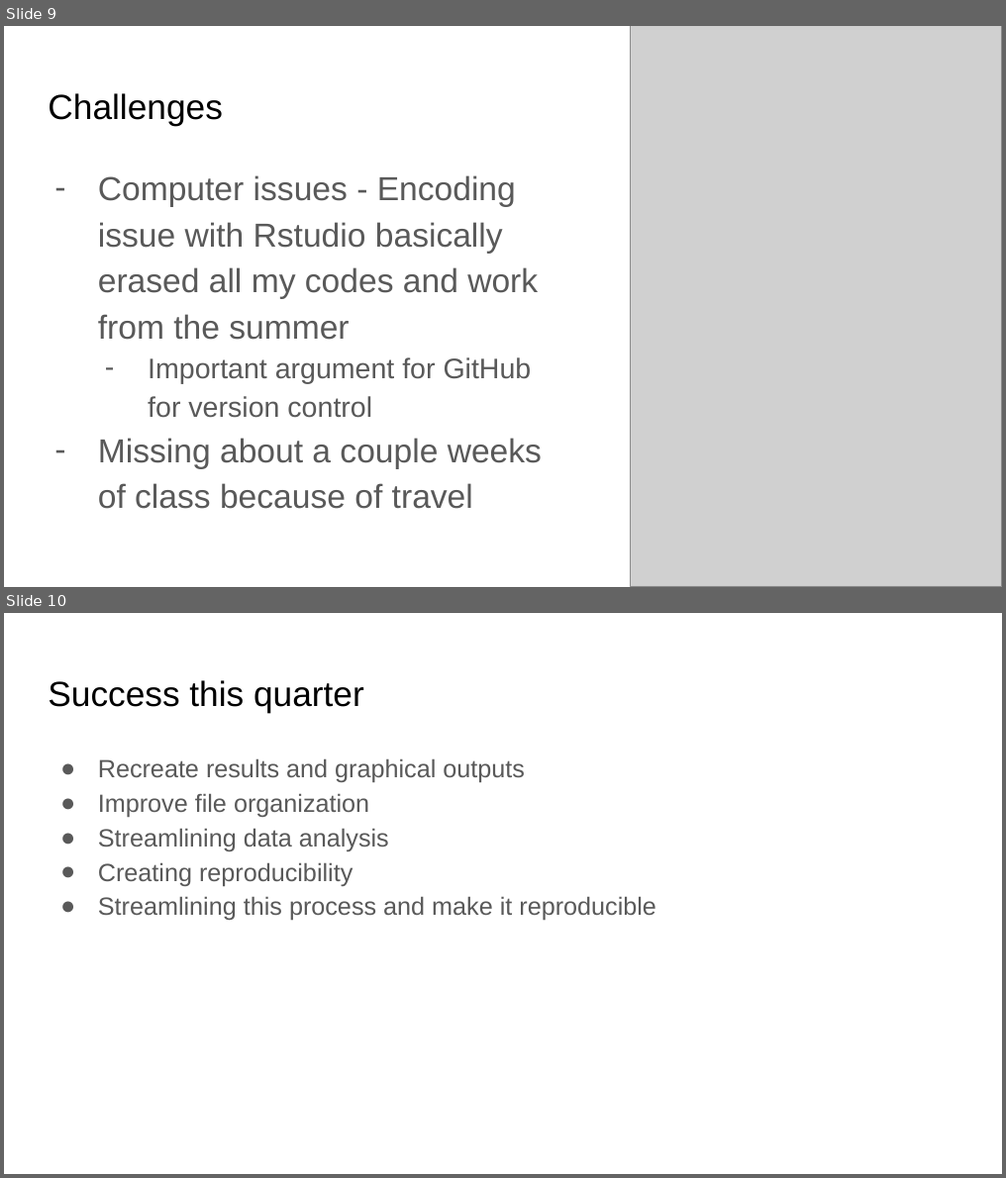
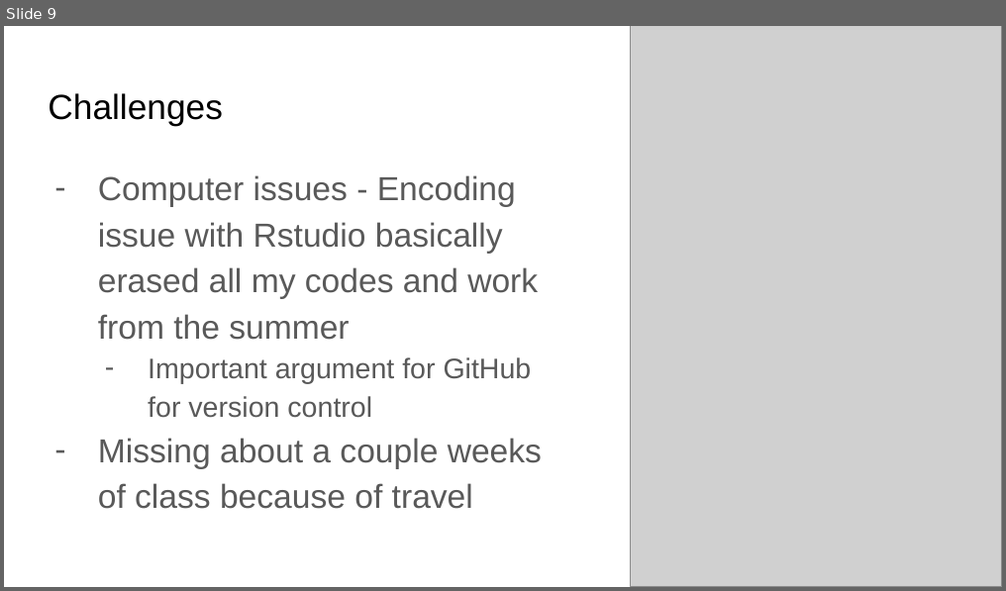
Before and after one commit to junbcai/heatinglacerate, a slide deck: Project Proposal for Analytical Workflow, Fall 2022.pptx. Shown one above the other, each under a label of ours: slides 9 and 10 before the commit, slide 9 after it. The pictures are 1006x1178 and 1006x591 pixels, drawn with LibreOffice and Linux fonts; fonts in the diff are those of the drawing; grey boxes stand for pictures. Boxes give left, top, right and bottom in pixels: in the first picture for what was removed or moved away, otherwise in the second. Text is boxed around its words. In the diff, an @@ line names an element or a change of style, - is before the commit and + after.

```diff
--- a/Project Proposal for Analytical Workflow, Fall 2022.pptx
+++ b/Project Proposal for Analytical Workflow, Fall 2022.pptx
@@ slide 10 removed at bbox=[4, 613, 1002, 1174], background #FFFFFF @@
@@ title removed at bbox=[48, 680, 364, 712] @@
-Success this quarter
@@ text removed at bbox=[98, 759, 656, 920] @@
-● Recreate results and graphical outputs
-● Improve file organization
-● Streamlining data analysis
-● Creating reproducibility
-● Streamlining this process and make it reproducible
```
Also in this commit, not shown: 2 other slides removed.
